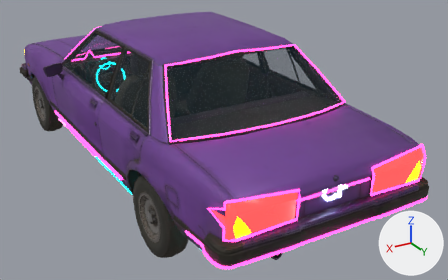
Renders of the glTF model assets/models/car/car-low.glb from each side of a commit.
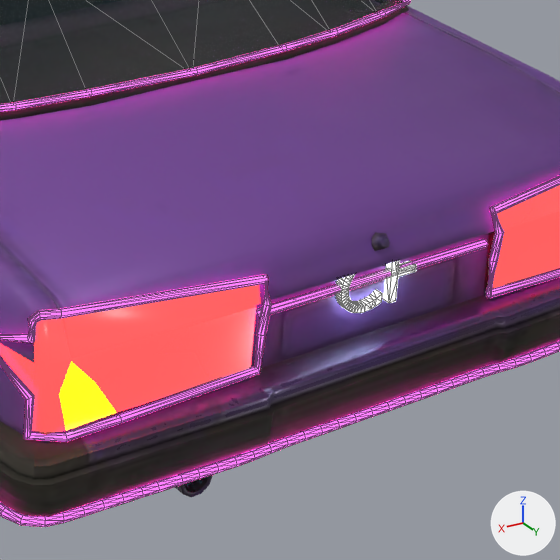
There are two pictures of each version: one whole from a camera (50 mm lens) standing at (3.06, 6.27, 3.29) and looking at (-0.41, 0.49, 0.4), one close up on the part from 48% to 88% of the width and 36% to 100% of the height. Lighting does not change. The marker at lower right points along +X, +Y and +Z. The first two pictures are the older version. The close-ups show mesh edges as thin lines. Where no turn or scale is listed for an object, it has been applied to the vertices.

The first close-up shows 'body', 'glass_rear', 'logo_rear', 'neon_rear', 'neon_tail'.
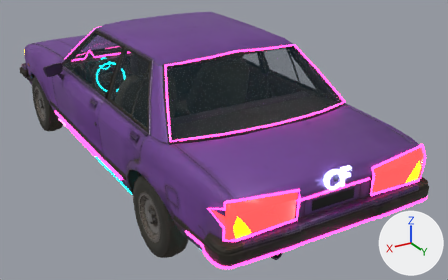
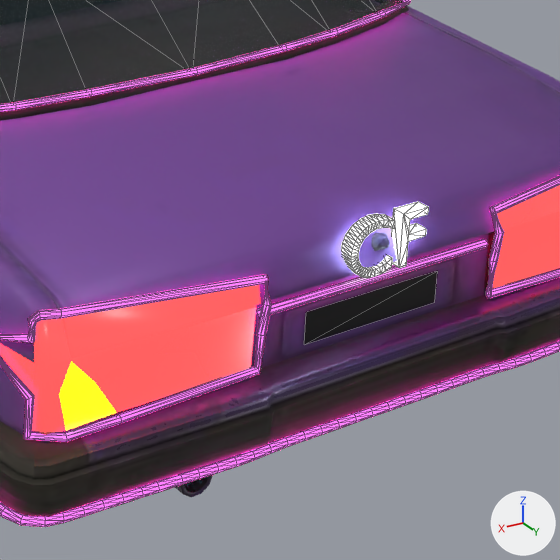
Where the change shows, as pixel boxes (x1, y1, x2, y2) in the close-ups (560 x 560 px):
'logo_rear', moved: before (336, 261, 416, 313); after (342, 202, 428, 277)
'screen_plate', added (black): after (304, 271, 437, 345)

Diff of the bpy script that builds the scene:
```diff
--- a/assets/models/car/car-low.glb.py
+++ b/assets/models/car/car-low.glb.py
@@ mat_screen_plate @@
+mat_screen_plate = principled_material('screen_plate')
+mat_screen_plate.base_color = (0.0, 0.0, 0.0)  # black #000000
+mat_screen_plate.roughness = 0.3
@@ me_screen_plate @@
+me_screen_plate.from_pydata([(0.22, 0.0, -0.047), (-0.22, 0.0, -0.047), (-0.22, 0.0, 0.047), (0.22, 0.0, 0.047)], [], [(0, 1, 2), (0, 2, 3)])
+me_screen_plate.materials.append(mat_screen_plate)  # black #000000
@@ ob_logo_rear @@
 ob_logo_rear = bpy.data.objects.new('logo_rear', me_logo_rear)
-ob_logo_rear.location = (-0.002, 2.899, 0.939)
+ob_logo_rear.location = (-0.002, 2.926, 1.054)
@@ ob_screen_plate @@
+ob_screen_plate = bpy.data.objects.new('screen_plate', me_screen_plate)
+ob_screen_plate.location = (0.0, 2.902, 0.855)
```
